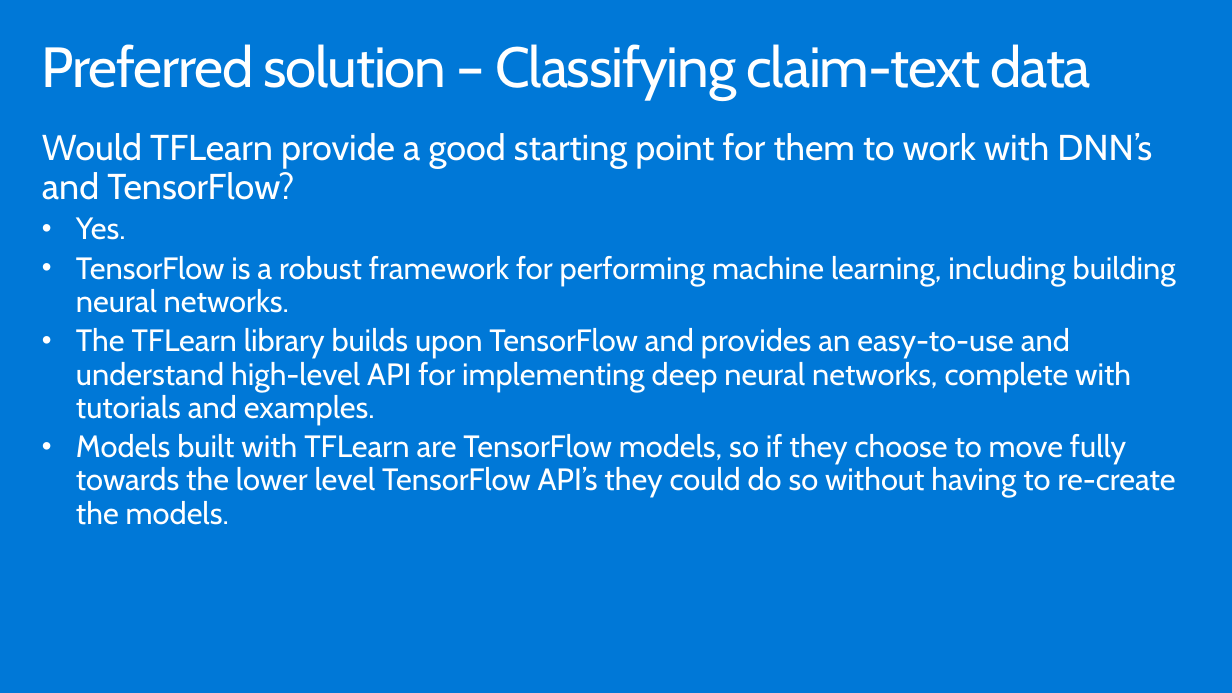
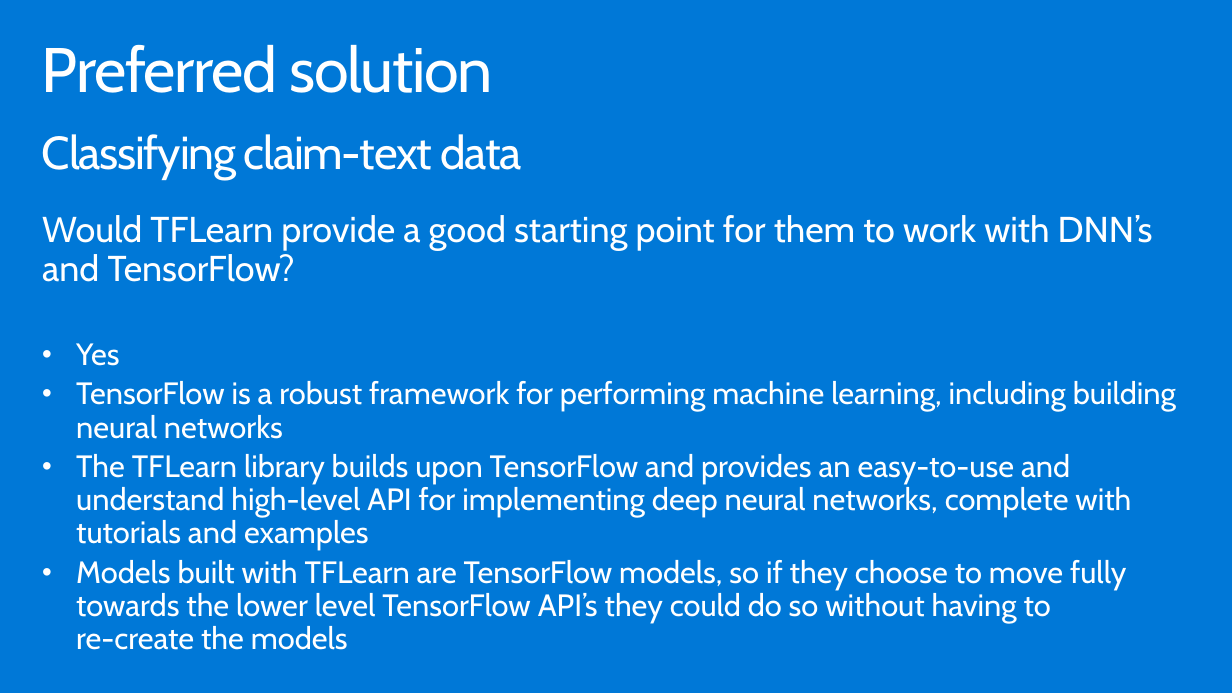
Before and after one commit to nenves/MCW-Cognitive-services-and-deep-learning, a slide deck: slide 17 of Whiteboard design session/WDS trainer presentation - Cognitive Services and deep learning.pptx. Drawn at 1232x693 pixels with LibreOffice and Linux fonts; fonts in the diff are those of the drawing. Boxes give left, top, right and bottom in pixels: in the first picture for what was removed or moved away, otherwise in the second. Text is boxed around its words. In the diff, an @@ line names an element or a change of style, - is before the commit and + after.

```diff
--- a/Whiteboard design session/WDS trainer presentation - Cognitive Services and deep learning.pptx
+++ b/Whiteboard design session/WDS trainer presentation - Cognitive Services and deep learning.pptx
@@ title at (x1=42, y1=44, x2=493, y2=93): text changed; size 44.1 to 49 pt @@
-Preferred solution – Classifying claim-text data
+Preferred solution
@@ text added at (x1=42, y1=134, x2=521, y2=180), 36 pt, text #FFFFFF @@
+Classifying claim-text data
@@ text "Would TFLearn provide a good ..." moved from (x1=42, y1=133, x2=1176, y2=525) to (x1=42, y1=215, x2=1176, y2=650) @@
@@ text at (x1=76, y1=343, x2=1176, y2=650): text changed @@
-• Yes.
-• TensorFlow is a robust framework for performing machine learning, including building neural networks.
-• The TFLearn library builds upon TensorFlow and provides an easy-to-use and understand high-level API for implementing deep neural networks, complete with tutorials and examples.
-• Models built with TFLearn are TensorFlow models, so if they choose to move fully towards the lower level TensorFlow API’s they could do so without having to re-create the models.
+• Yes
+• TensorFlow is a robust framework for performing machine learning, including building neural networks
+• The TFLearn library builds upon TensorFlow and provides an easy-to-use and understand high-level API for implementing deep neural networks, complete with tutorials and examples
+• Models built with TFLearn are TensorFlow models, so if they choose to move fully towards the lower level TensorFlow API’s they could do so without having to
+  re-create the models
```
Also in this commit, not shown: 22 other slides changed.
